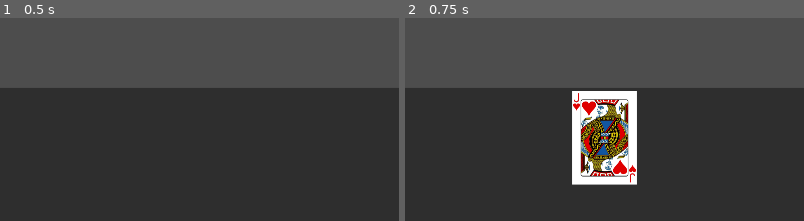
Above: before the commit, frames 1-2 (left to right).
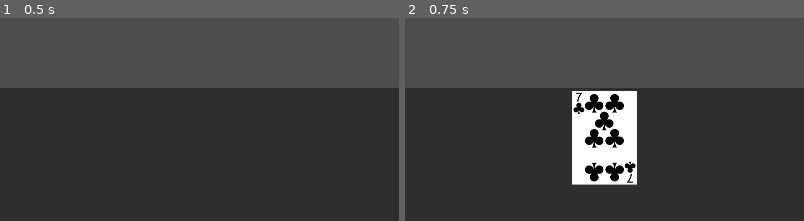
Above: after the commit, the same moments.

Repository: water221c/CARD
Game: Godot game, scene res://main.tscn
Same seed, same stepped clock (60 frames per second), same inputs: the game is played once before the commit and once after it.
Inputs (mouse positions are % of the whole screen's width and height, from its top left):
- Up to frame 1 (0.5 s): no input
- Up to frame 2 (0.75 s): tap Enter at 0.5 s; move the mouse to (53, 20) at 0.52 s; click (53, 20) at 0.6 s
The pictures show only the part of the screen within x 25-75%, y 50-100%; the shares and areas given below are measured in that part.

Frame 1 is identical in both runs. In frame 2, 4.5% of the frame differs, in the area x 42-58%, y 36-82%.

Commit message:
deck runs out of cards

Diff:
--- a/deck.gd
+++ b/deck.gd
@@ -63,15 +63,20 @@
 
 # Called when the node enters the scene tree for the first time.
 func _ready():
-	pass # Replace with function body.
+	randomize()
+	deck.shuffle()
+
 
 
 # Called every frame. 'delta' is the elapsed time since the previous frame.
 func _process(delta):
 	if (Input.is_action_just_released("click") && mouse):
-		randomize()
-		deck.shuffle()
-		draw_card.emit(Card, deck[0])
+		if (deck.size() <= 0):
+			print("deck empty")
+		else:
+			draw_card.emit(Card, deck[0])
+			deck.remove_at(0)
+			print("card")
 
 
 
